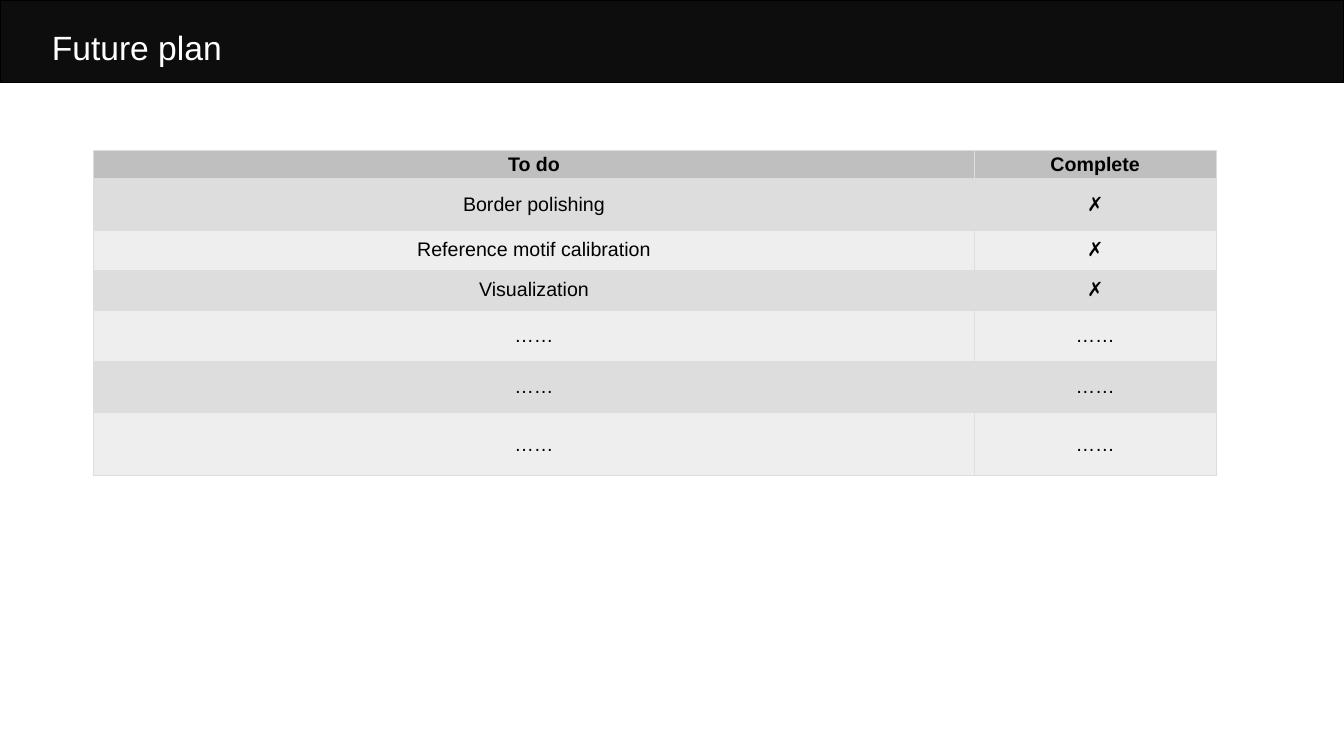
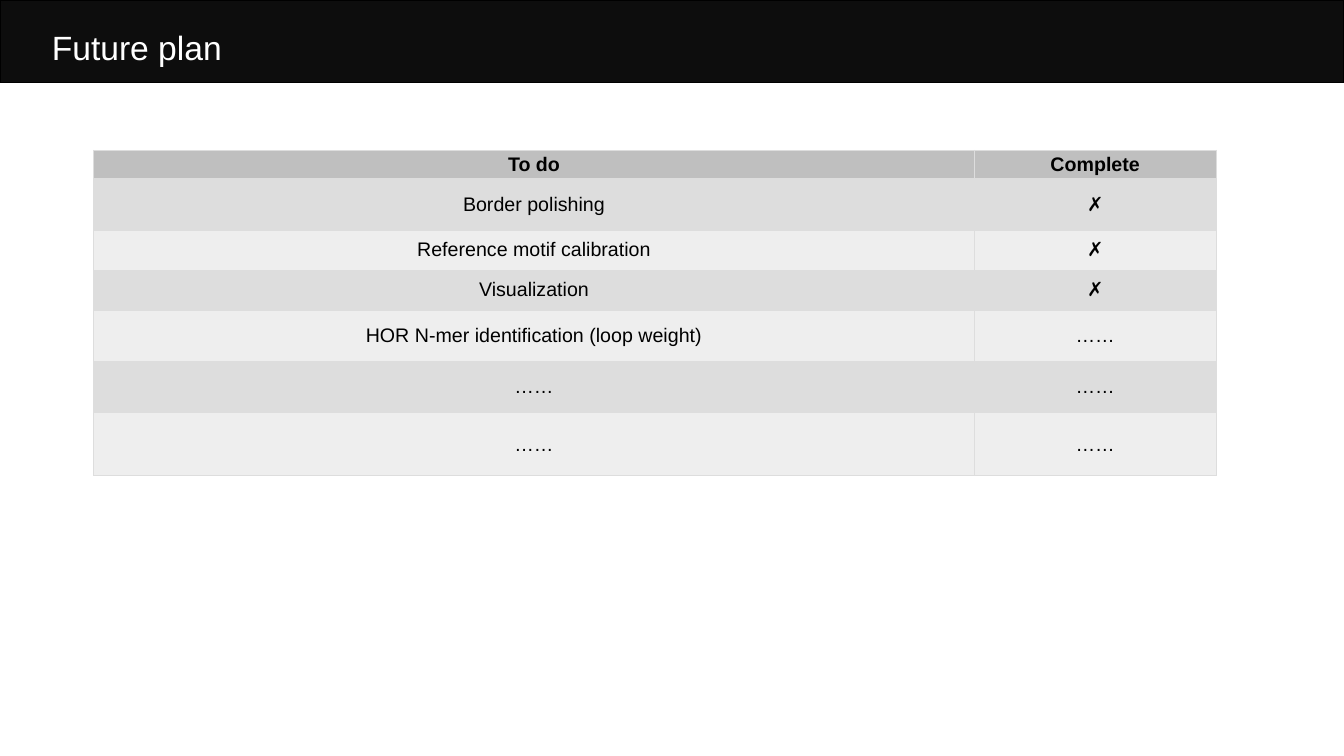
Before and after one commit to Eric-Y-S/TRkScan, a slide deck: slide 22 of WorkReport.pptx (slide 20 before the commit). Drawn at 1344x756 pixels with LibreOffice and Linux fonts; fonts in the diff are those of the drawing. Boxes give left, top, right and bottom in pixels: in the first picture for what was removed or moved away, otherwise in the second. Text is boxed around its words. In the diff, an @@ line names an element or a change of style, - is before the commit and + after.

```diff
--- a/WorkReport.pptx
+++ b/WorkReport.pptx
@@ table at (94, 150, 1217, 476) @@
+row 5: HOR N-mer identification (loop weight) | ……
-row 7: …… | ……
```
Also in this commit, not shown: 1 other slide changed, 2 slides added, 8 other files.
